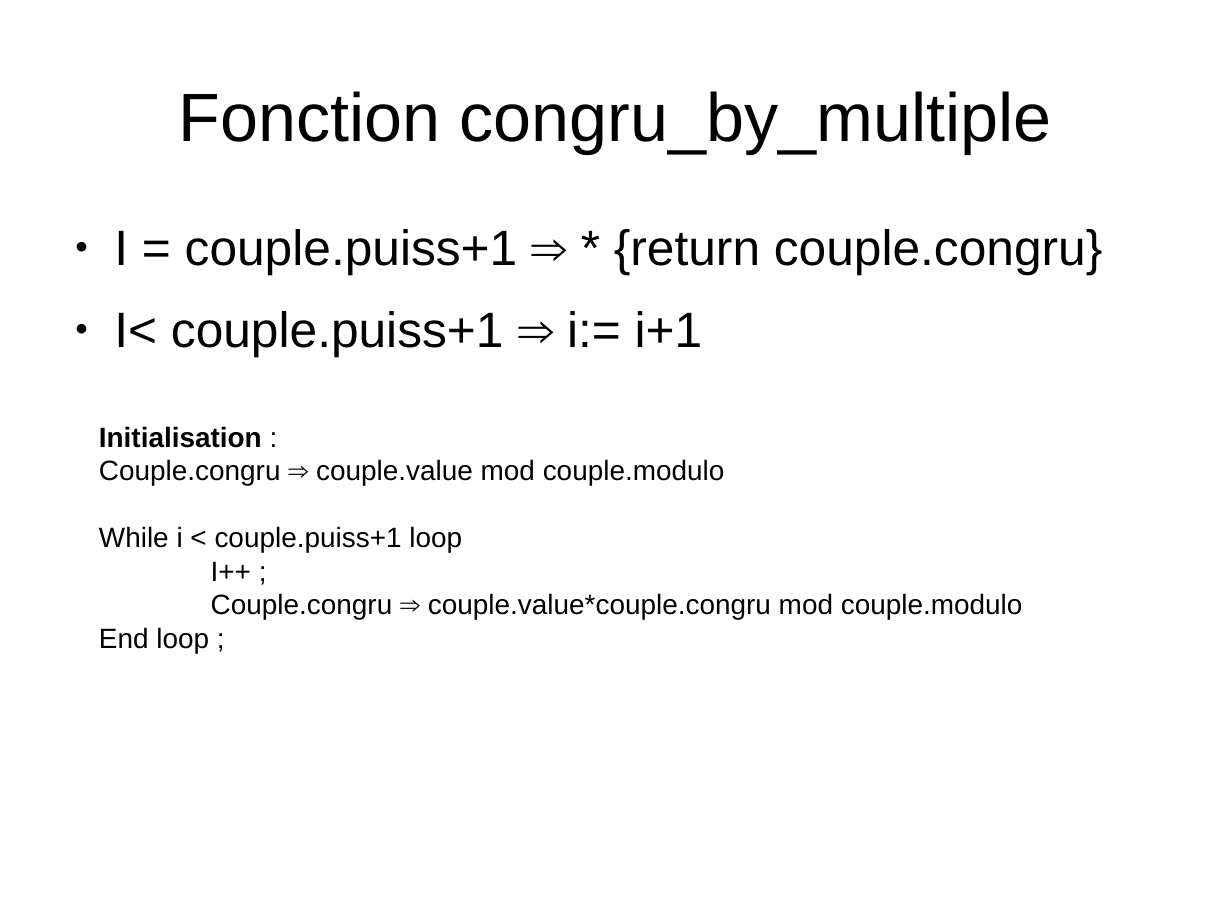
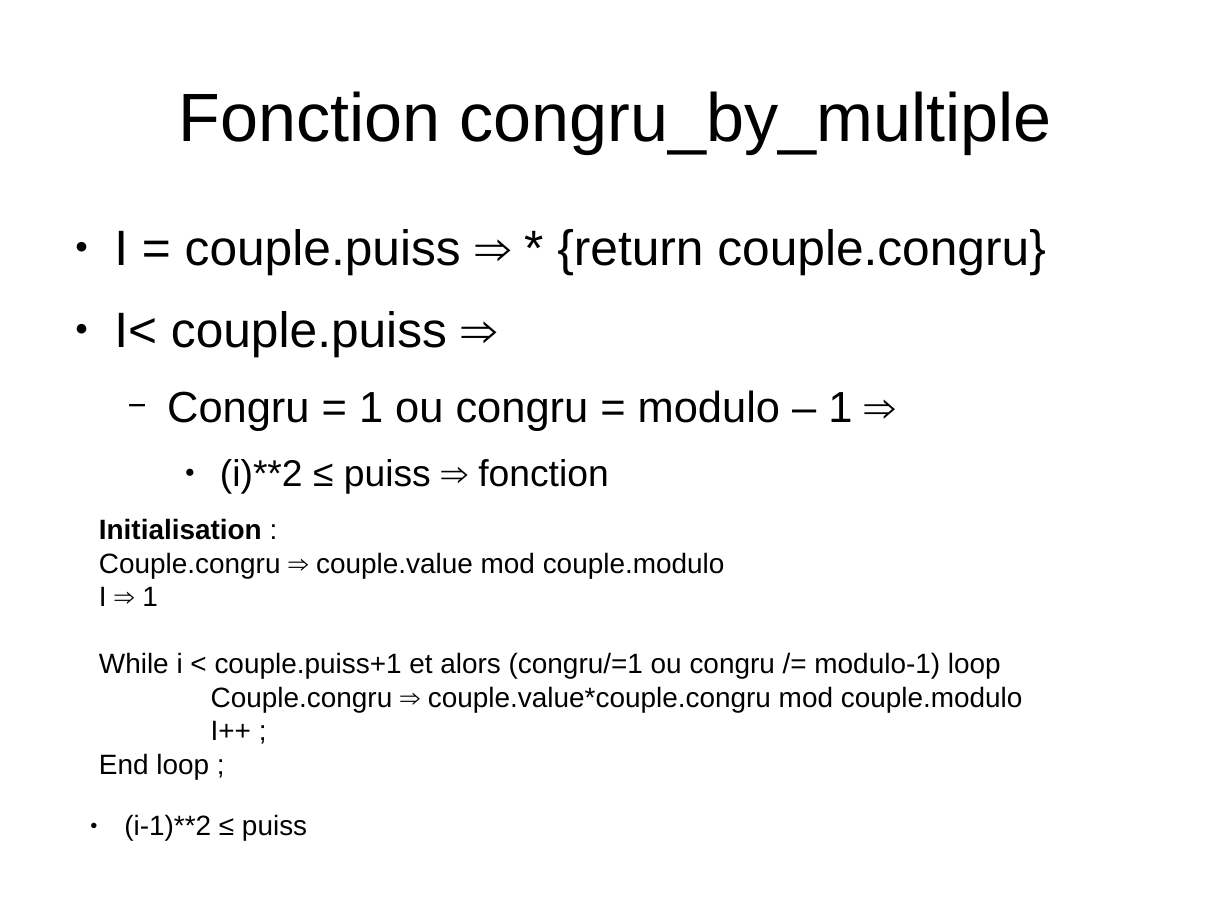
Before and after one commit to CallisteHanriat/congru, a slide deck: slide 10 of schema_congru.odp. Drawn at 1232x924 pixels with LibreOffice and Linux fonts; fonts in the diff are those of the drawing. Boxes give left, top, right and bottom in pixels: in the first picture for what was removed or moved away, otherwise in the second. Text is boxed around its words. In the diff, an @@ line names an element or a change of style, - is before the commit and + after.

Commit message:
V0.2 : correction dans la fonction congru_by_multiple i<couple.puiss au lieu de couple.puiss+1 \n amelioration de l'affichage du debbuger \n complément fichier libreoffice

```diff
--- a/schema_congru.odp
+++ b/schema_congru.odp
@@ text at [114,229,1045,494]: text changed @@
-● I = couple.puiss+1 ⇒ * {return couple.congru}
-● I< couple.puiss+1 ⇒ i:= i+1
+● I = couple.puiss ⇒ * {return couple.congru}
+● I< couple.puiss ⇒
+  − Congru = 1 ou congru = modulo – 1 ⇒
+    ● (i)**2 ≤ puiss ⇒ fonction
@@ text "Initialisation :": place and size @@
-text "Initialisation :" at [99,426,1023,653]
+text "Initialisation :" at [99,518,1023,779]
@@ text at [99,586,1023,712]: text changed @@
-While i < couple.puiss+1 loop
+I ⇒ 1
+While i < couple.puiss+1 et alors (congru/=1 ou congru /= modulo-1) loop
+Couple.congru ⇒ couple.value*couple.congru mod couple.modulo
@@ text at [211,593,1023,619]: paragraph removed @@
-Couple.congru ⇒ couple.value*couple.congru mod couple.modulo
@@ text added at [124,814,307,841], 18 pt, text #000000 @@
+● (i-1)**2 ≤ puiss
```
Also in this commit, not shown: 1 slide added, 2 other files.
